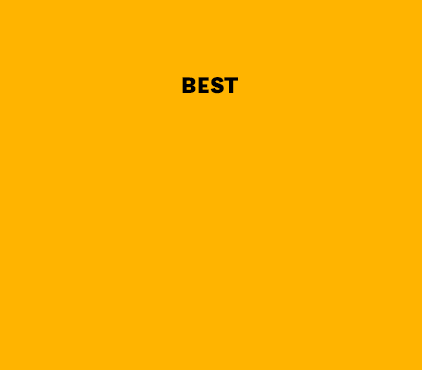
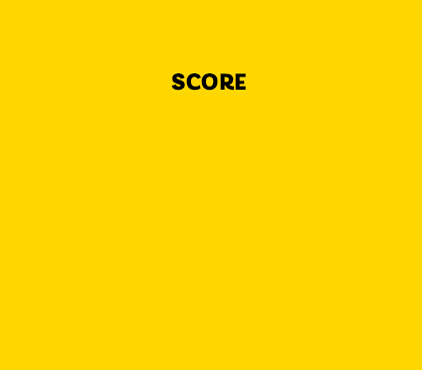
Layers edited between the first and the second w=422, h=370 image:
hid "Layer 2" over [0, 0, 422, 370]
painted on "Layer 1" over [0, 0, 422, 370]
